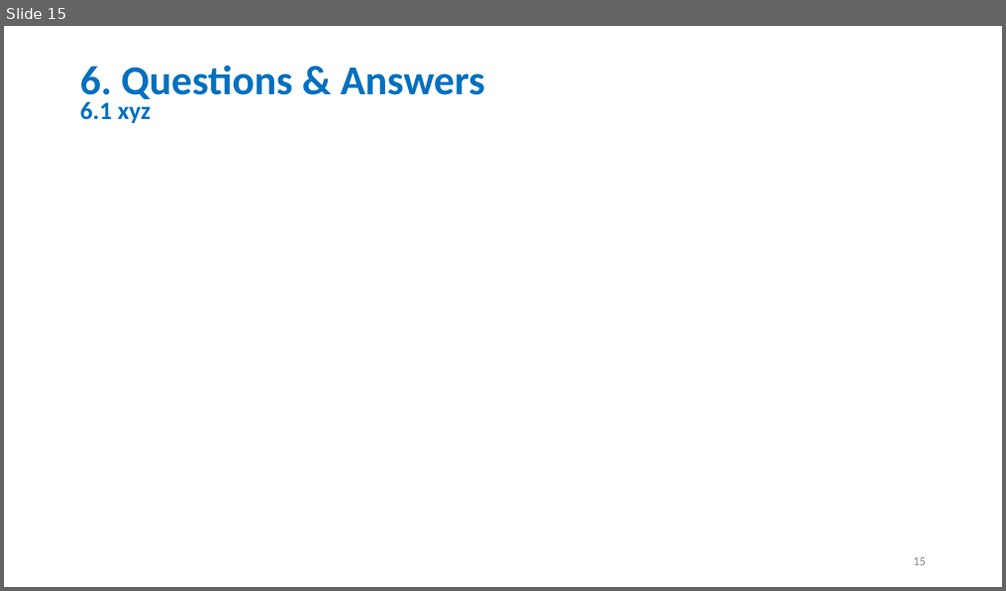
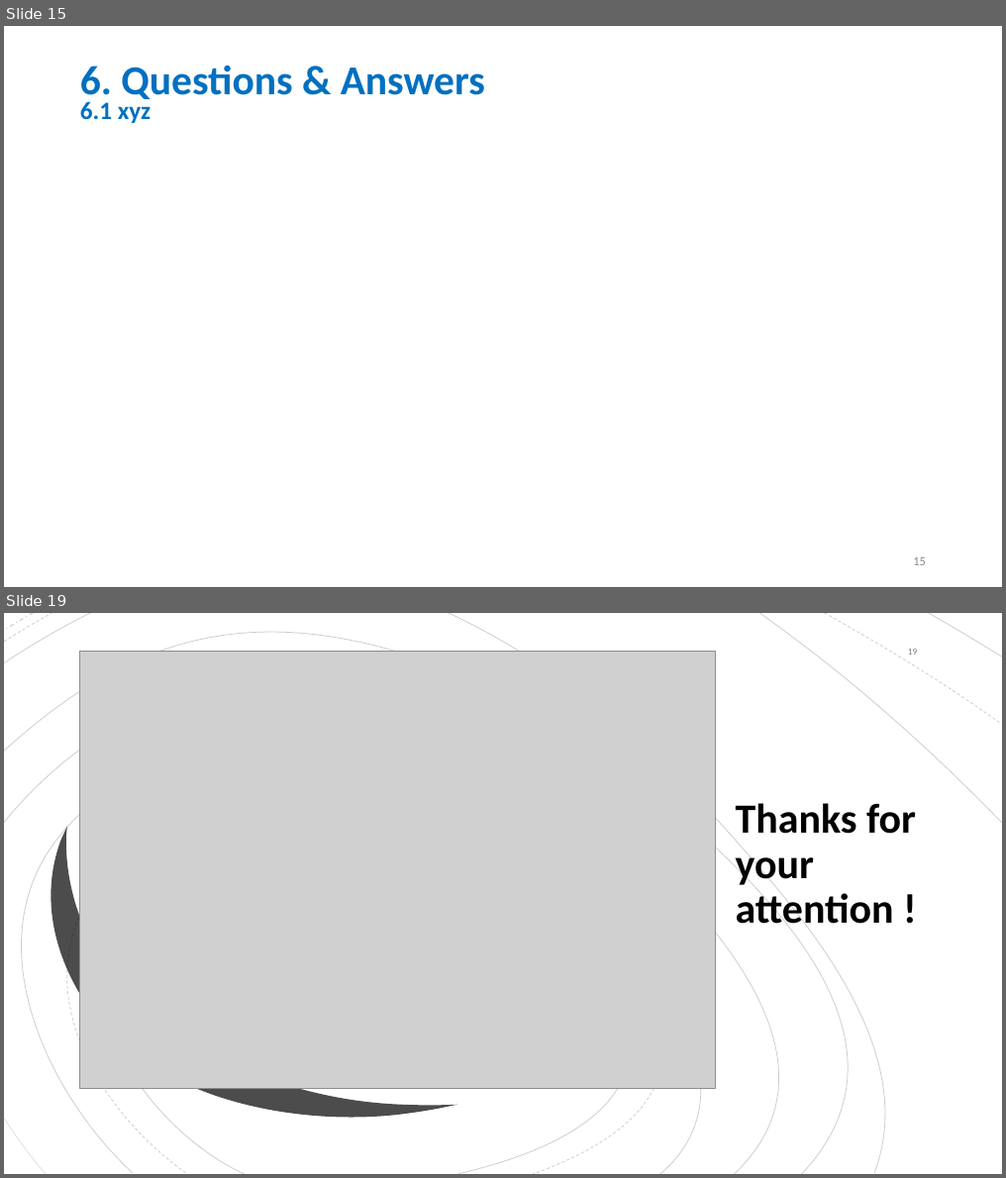
Before and after one commit to stephen823/Group_Project_1-How-Does-Social-Media-Impact-Our-Live, a slide deck: 002 - Deliverables/Social_Media_v0.01.pptx. Shown one above the other, each under a label of ours: slide 15 before the commit, slides 15 and 19 after it; the slides between them are not shown. The pictures are 1006x591 and 1006x1178 pixels, drawn with LibreOffice and Linux fonts; fonts in the diff are those of the drawing; grey boxes stand for pictures. Boxes give left, top, right and bottom in pixels: in the first picture for what was removed or moved away, otherwise in the second. Text is boxed around its words. In the diff, an @@ line names an element or a change of style, - is before the commit and + after.

```diff
--- a/002 - Deliverables/Social_Media_v0.01.pptx
+++ b/002 - Deliverables/Social_Media_v0.01.pptx
@@ slide 19 added at box(4, 613, 1002, 1174), background #FFFFFF @@
@@ freeform shape added at box(4, 613, 912, 1174), outline #000000 0.75 pt @@
@@ freeform shape added at box(4, 613, 91, 663), outline #000000 0.75 pt @@
@@ freeform shape added at box(4, 613, 53, 642), outline #000000 0.75 pt dashed @@
@@ freeform shape added at box(4, 613, 33, 630), outline #000000 1 pt dashed @@
@@ freeform shape added at box(448, 613, 922, 1173), outline #000000 0.75 pt @@
@@ freeform shape added at box(760, 613, 1002, 822), outline #000000 0.75 pt @@
@@ freeform shape added at box(825, 613, 1002, 725), outline #000000 0.75 pt dashed @@
@@ page number added at box(861, 639, 936, 665), 9 pt, text #808080 @@
+19
@@ freeform shape added at box(929, 613, 1002, 657), outline #000000 0.75 pt @@
@@ freeform shape added at box(4, 658, 849, 1174), outline #000000 0.75 pt @@
@@ picture added at box(79, 652, 715, 1088) @@
@@ freeform shape added at box(4, 719, 771, 1174), outline #000000 0.75 pt @@
@@ freeform shape added at box(24, 759, 682, 1174), outline #000000 0.75 pt dashed @@
@@ freeform shape added at box(36, 763, 457, 1174), fill #000000 at 70% opacity @@
@@ freeform shape added at box(58, 777, 662, 1174), outline #000000 0.75 pt @@
@@ title added at box(736, 803, 916, 934), 40 pt, text #000000, bold @@
+Thanks for your attention !
@@ freeform shape added at box(4, 1119, 46, 1174), outline #000000 0.38 pt @@
```
Also in this commit, not shown: 4 slides changed, 3 other slides added, 1 slide removed.
